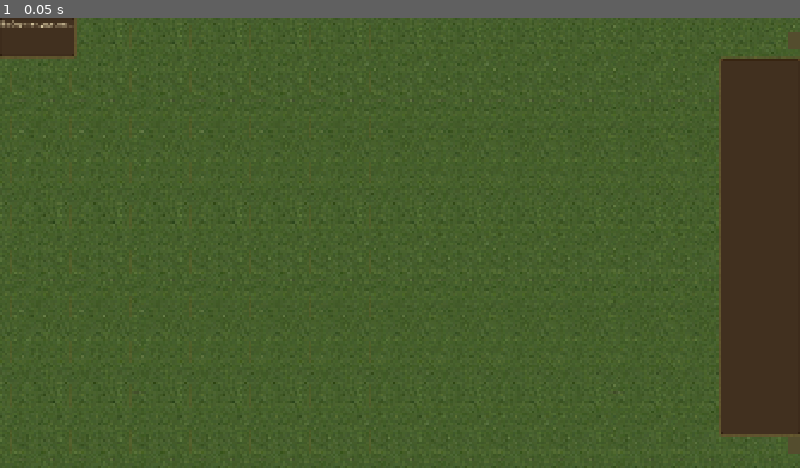
Above: before the commit, frame 1.
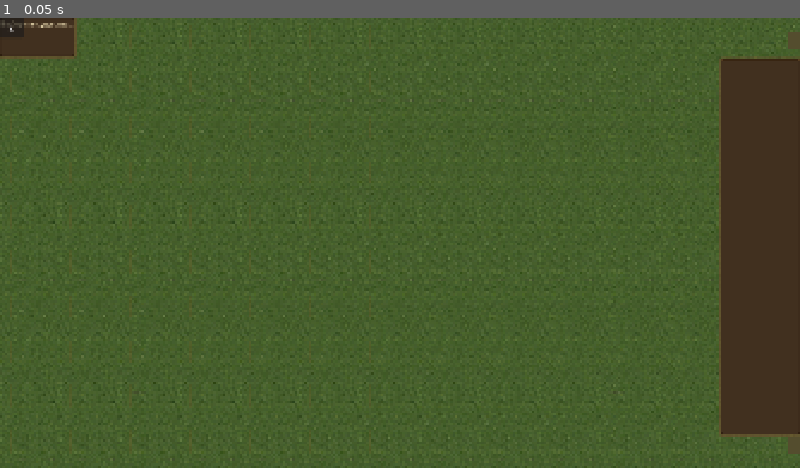
Above: after the commit, the same moment.

Repository: DmitriyRudenskiy/sigil-of-the-unwilling
Game: Godot game, scene res://scenes/Battle.tscn
Same seed, same stepped clock (60 frames per second), same inputs: the game is played once before the commit and once after it. This scene is started directly instead of the project's main scene.
Inputs:
- Up to frame 1 (0.05 s): no input

The runs differ from the first frame. In frame 1, less than 0.1% of the frame differs, in the area x 0-3%, y 0-4%.

Commit message:
openspec: archive project-audit-fixes; sync ui-scenes + arena-model-decomposition specs

Diff:
--- a/game/scenes/ui/BattleUI.tscn
+++ b/game/scenes/ui/BattleUI.tscn
@@ -73,7 +73,10 @@
 custom_minimum_size = Vector2(56, 48)
 theme_override_font_size/font_size = 22
 
-[node name="collapse_btn" type="Button" parent="bottom_bar"]
+[node name="collapse_btn" type="Button" parent="."]
+anchors_preset = 12
+anchors_preset_inner_x = 0
+anchors_preset_inner_y = 0
 mouse_filter = 2
 text = "▲"
 custom_minimum_size = Vector2(56, 48)
--- a/game/scripts/ui/ArtifactChestDialog.gd
+++ b/game/scripts/ui/ArtifactChestDialog.gd
@@ -42,10 +42,16 @@
 	_gold_label = get_node_or_null("Margin/VBox/gold_label") as Label
 	var take := get_node_or_null("Margin/VBox/buttons/take")
 	var gold := get_node_or_null("Margin/VBox/buttons/gold")
+	var cancel := get_node_or_null("Margin/VBox/cancel")
 	if take != null and not take.pressed.is_connected(_on_take):
 		take.pressed.connect(_on_take)
 	if gold != null and not gold.pressed.is_connected(_on_gold):
 		gold.pressed.connect(_on_gold)
+	# R1: Close/cancel button was present in the scene but never connected,
+	# so dismissing the dialog was a no-op. Hide without emitting choice_made
+	# (a cancel must not consume/remove the chest).
+	if cancel != null and not cancel.pressed.is_connected(_on_close):
+		cancel.pressed.connect(_on_close)
 
 
 func _update_display() -> void:
--- a/game/scripts/ui/BattleUI.gd
+++ b/game/scripts/ui/BattleUI.gd
@@ -76,7 +76,11 @@
 	_connect_btn("attack_btn", _on_attack_mode, true)
 	_connect_btn("defend_btn", _on_defend, true)
 	_connect_btn("skip_btn", _on_skip, true)
-	_connect_btn("collapse_btn", _on_collapse, false)
+	# R2: collapse_btn lives at the root (not inside bottom_bar) so toggling
+	# _bottom_bar.visible does not hide the button that expands it again.
+	var _collapse_btn := get_node_or_null("collapse_btn") as Button
+	if _collapse_btn != null and not _collapse_btn.pressed.is_connected(_on_collapse):
+		_collapse_btn.pressed.connect(_on_collapse)
 	_connect_btn("spellbook_btn", _on_spellbook, true)
 	_connect_btn("settings_btn", _on_settings, true)
 	_attack_button = get_node_or_null("bottom_bar/attack_btn") as Button
--- a/game/scripts/world/City.gd
+++ b/game/scripts/world/City.gd
@@ -1,5 +1,7 @@
 class_name City
 extends RefCounted
+
+const _ArenaClusterSystem = preload("res://scripts/city/ArenaClusterSystem.gd")
 ## Чистая модель города: население (3 состояния), районы, уникальные здания,
 ## еда/рост, одобрение, безопасность. Не зависит от узлов Godot —
 ## UI подписывается на сигналы (паттерн BattleState).
@@ -756,6 +758,11 @@
 			continue
 		buildings.append(UniqueBuilding.deserialize(bl, def))
 
+	# R5: buildings changed — the arena cluster cache (keyed on city.uid) is
+	# only invalidated from ArenaTurnRunner.place_building, so a loaded city
+	# would report stale clusters. Invalidate it here too.
+	_ArenaClusterSystem.invalidate(uid)
+
 	# uid_seq — после максимального встреченного uid (и сохранённого значения).
 	var max_uid := int(data.get("uid_seq", 0))
 	for u in pop:
--- a/game/scripts/world/MapGenerator.gd
+++ b/game/scripts/world/MapGenerator.gd
@@ -89,7 +89,6 @@
 	model.generate_noise()
 	model.smooth_invalid_adjacencies()
 	renderer.paint(_tile_map)
-	renderer.diversify(_tile_map)
 	renderer.paint_decor(_decor_layer)
 
 	spawner.place_villages()
--- a/game/scripts/world/MapRenderer.gd
+++ b/game/scripts/world/MapRenderer.gd
@@ -63,11 +63,6 @@
 			tile_map.set_cell(cell, TileAtlas.SOURCE_ID, coords[0])
 	fog_refreshed.emit()
 
-## У биома один базовый вариант — диверсификация не нужна.
-func diversify(_tile_map: TileMapLayer) -> void:
-	pass
-
-
 ## В листе нет декор-объектов — декор-слой остаётся пустым.
 func paint_decor(_decor_layer: TileMapLayer) -> void:
 	pass
--- a/game/tests/test_refactoring_regression.gd
+++ b/game/tests/test_refactoring_regression.gd
@@ -122,9 +122,11 @@
 	assert_true(scene != null)
 	var battle_ui := scene.instantiate() as BattleUI
 	battle_ui.name = "TestBattleUI"
-	# Скелет: нижняя полоса с 8 кнопками, коннектор скелета есть.
+	# Скелет: нижняя полоса с 7 кнопками (collapse_btn вынесен в корень, чтобы
+	# не прятаться вместе с полосой — R2), кнопка collapse есть в корне.
 	assert_true(battle_ui.has_method("_connect_skeleton"))
-	assert_eq(battle_ui.get_node_or_null("bottom_bar").get_child_count(), 8)
+	assert_eq(battle_ui.get_node_or_null("bottom_bar").get_child_count(), 7)
+	assert_true(battle_ui.get_node_or_null("collapse_btn") != null)
 	assert_true(battle_ui.has_method("set_status"))
 	assert_true(battle_ui.has_method("update_initiative"))
 	battle_ui.free()
--- a/game/tools/spell_validation/validate_spells.gd
+++ b/game/tools/spell_validation/validate_spells.gd
@@ -36,13 +36,18 @@
 		return null
 	var text := fa.get_as_text()
 	fa.close()
-	# Убираем «class_name X» из динамически загружаемого исходника:
-	# иначе Godот ругается «hides a global script class», когда имя класса
-	# уже зарегистрировано глобально (такой класс уже есть в проекте).
+	# Убираем объявление «class_name X» из динамически загружаемого
+	# исходника: иначе Godот ругается «hides a global script class», когда
+	# имя класса уже зарегистрировано глобально (такой класс уже есть в
+	# проекте). Регулярка совпадает только с объявлением
+	# `class_name <идентификатор>` в начале строки, а не с любой строкой,
+	# начинающейся на «class_name » (комментарий, строка, присваивание).
+	var _class_name_re := RegEx.new()
+	_class_name_re.compile(r"^\s*class_name\s+\w+")
 	var lines := text.split("\n", true)
 	var kept: Array = []
 	for line in lines:
-		if line.strip_edges().begins_with("class_name "):
+		if _class_name_re.search(line) != null:
 			continue
 		kept.append(line)
 	var gs := GDScript.new()
Not shown, added: openspec/changes/archive/2026-09-04-project-audit-fixes/.openspec.yaml
Not shown, added: openspec/changes/archive/2026-09-04-project-audit-fixes/design.md
Not shown, added: openspec/changes/archive/2026-09-04-project-audit-fixes/proposal.md
Not shown, added: openspec/changes/archive/2026-09-04-project-audit-fixes/specs/arena-model-decomposition/spec.md
Not shown, added: openspec/changes/archive/2026-09-04-project-audit-fixes/specs/ui-scenes/spec.md
Not shown, added: openspec/changes/archive/2026-09-04-project-audit-fixes/tasks.md
Not shown, changed: openspec/specs/arena-model-decomposition/spec.md
Not shown, changed: openspec/specs/ui-scenes/spec.md
